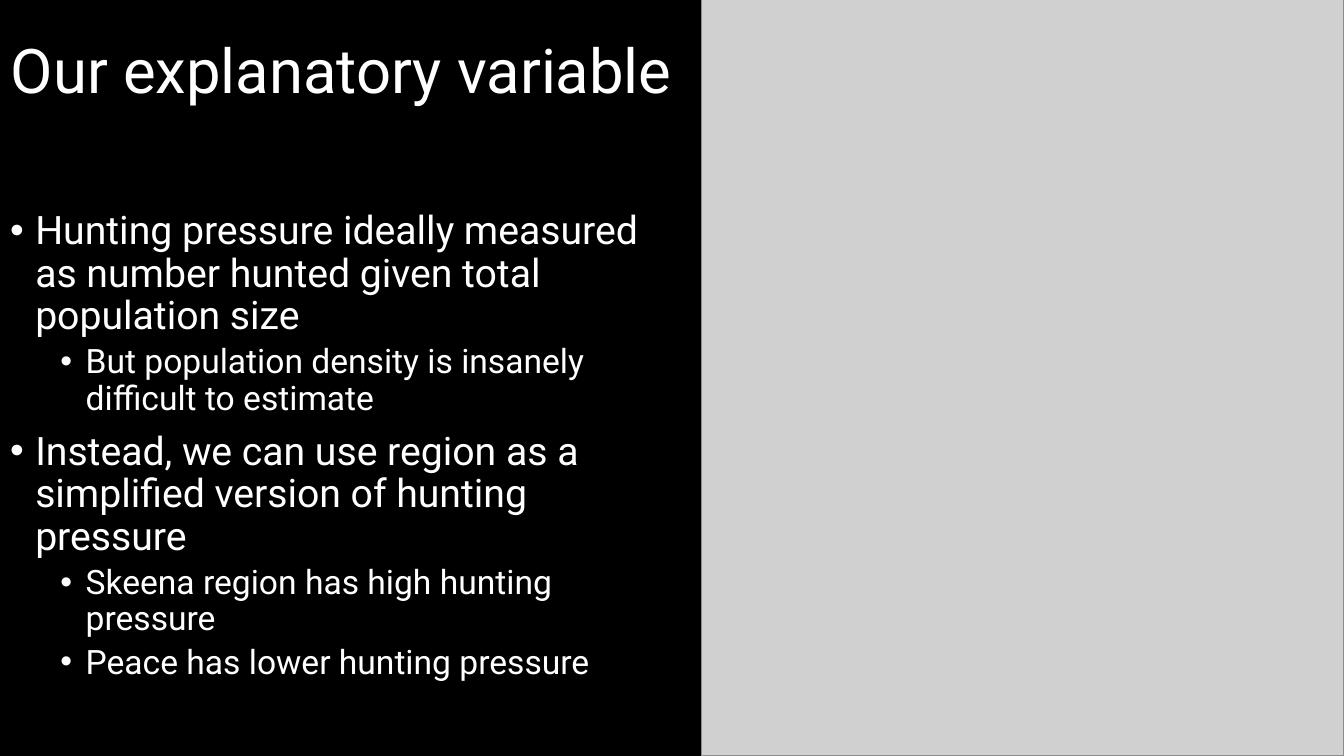
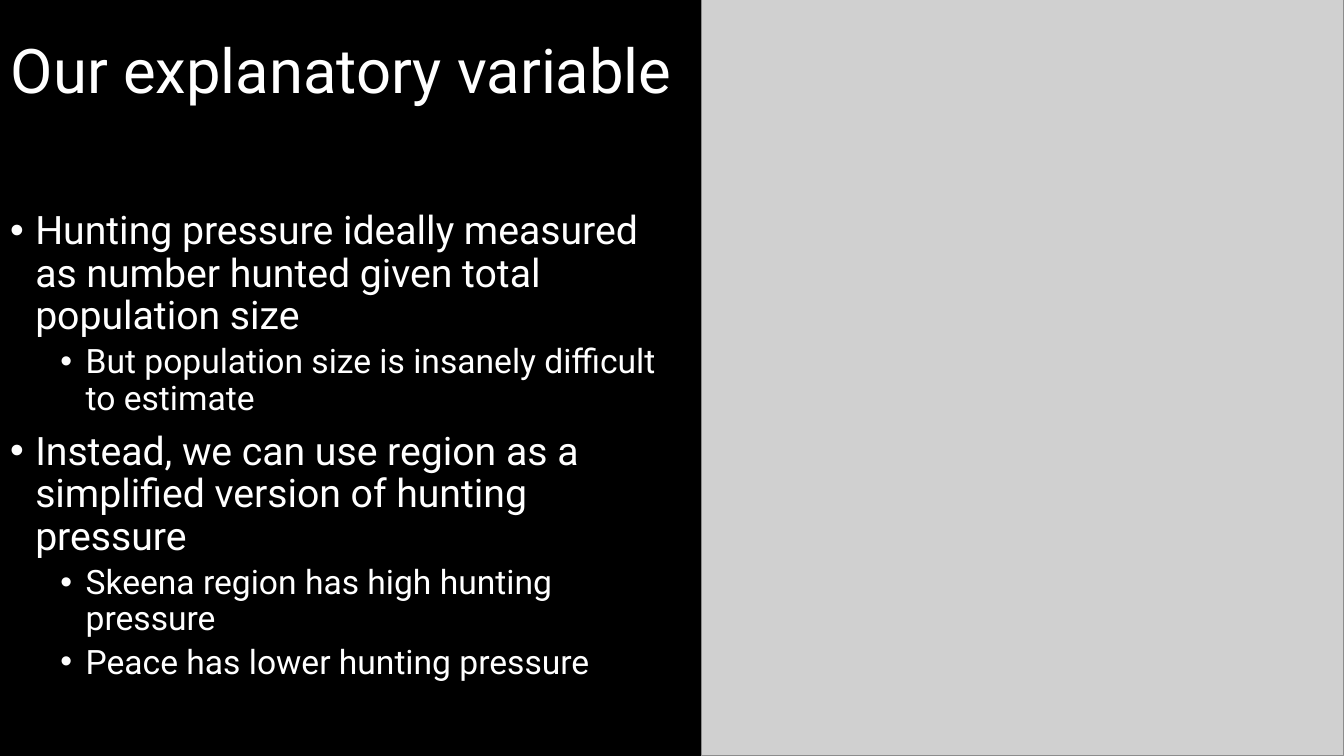
Before and after one commit to DeonRoos/006-BI3010, a slide deck: slide 7 of Lecture 7 - Cat LM/slides/LM with cat.pptx (slide 5 before the commit). Drawn at 1344x756 pixels with LibreOffice and Linux fonts; fonts in the diff are those of the drawing; grey boxes stand for pictures. Boxes give left, top, right and bottom in pixels: in the first picture for what was removed or moved away, otherwise in the second. Text is boxed around its words. In the diff, an @@ line names an element or a change of style, - is before the commit and + after.

```diff
--- a/Lecture 7 - Cat LM/slides/LM with cat.pptx
+++ b/Lecture 7 - Cat LM/slides/LM with cat.pptx
@@ text at bbox=[86, 347, 655, 411]: text changed @@
-  • But population density is insanely difficult to estimate
+  • But population size is insanely difficult to estimate
```
Also in this commit, not shown: 3 other slides changed, 7 slides added, 4 slides removed, 9 other files.
